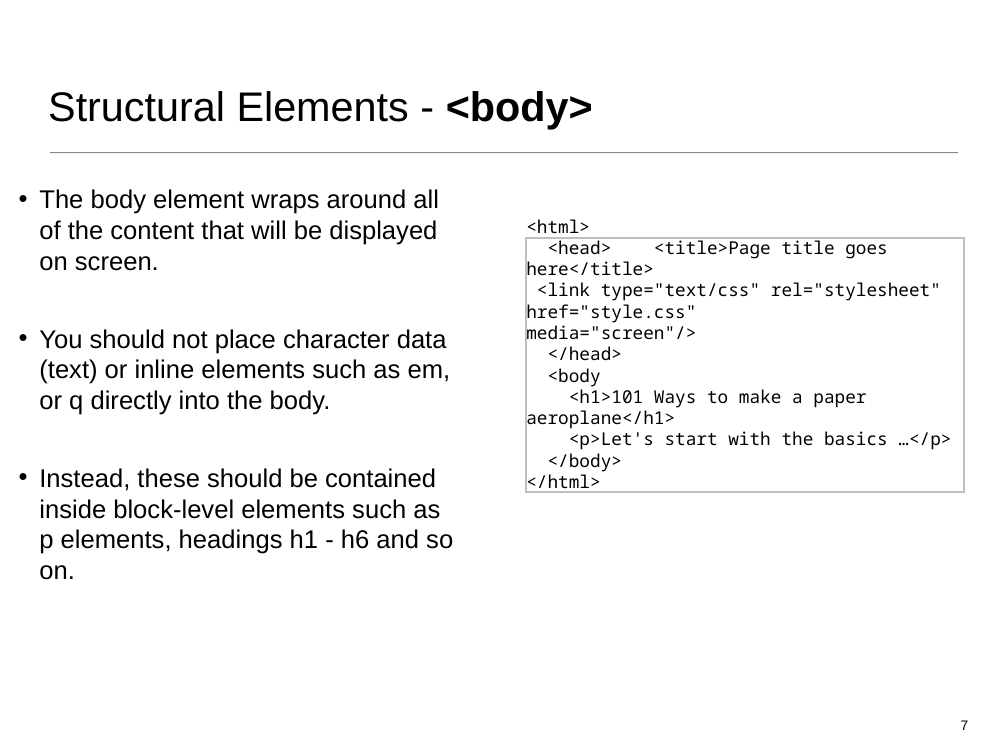
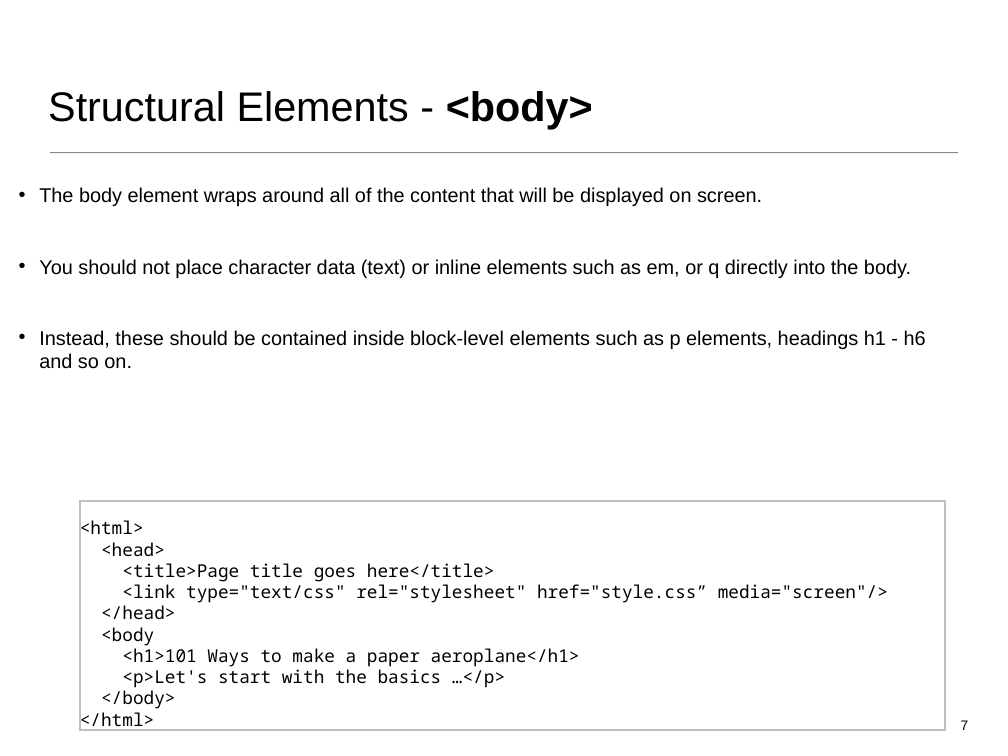
Before and after one commit to wit-web-dev-2015/web-dev-1, a slide deck: slide 7 of topic02/talk-1/a-html-elements.ppt. Drawn at 1008x756 pixels with LibreOffice and Linux fonts; fonts in the diff are those of the drawing. Boxes give left, top, right and bottom in pixels: in the first picture for what was removed or moved away, otherwise in the second. Text is boxed around its words. In the diff, an @@ line names an element or a change of style, - is before the commit and + after.

```diff
--- a/topic02/talk-1/a-html-elements.ppt
+++ b/topic02/talk-1/a-html-elements.ppt
@@ text "The body element wraps around ..." at bbox=[39, 187, 926, 369]: size 26 to 20.1 pt @@
@@ rectangle "<html>": place and size @@
-rectangle "<html>" at bbox=[527, 238, 965, 491]
+rectangle "<html>" at bbox=[80, 501, 945, 730]
@@ text in rectangle at bbox=[101, 542, 888, 603]: text changed @@
-<head> <title>Page title goes here</title>
-<link type="text/css" rel="stylesheet" href="style.css" media="screen"/>
+<head>
+<title>Page title goes here</title>
+<link type="text/css" rel="stylesheet" href="style.css” media="screen"/>
```
Also in this commit, not shown: 3 other slides changed, 12 other files.
